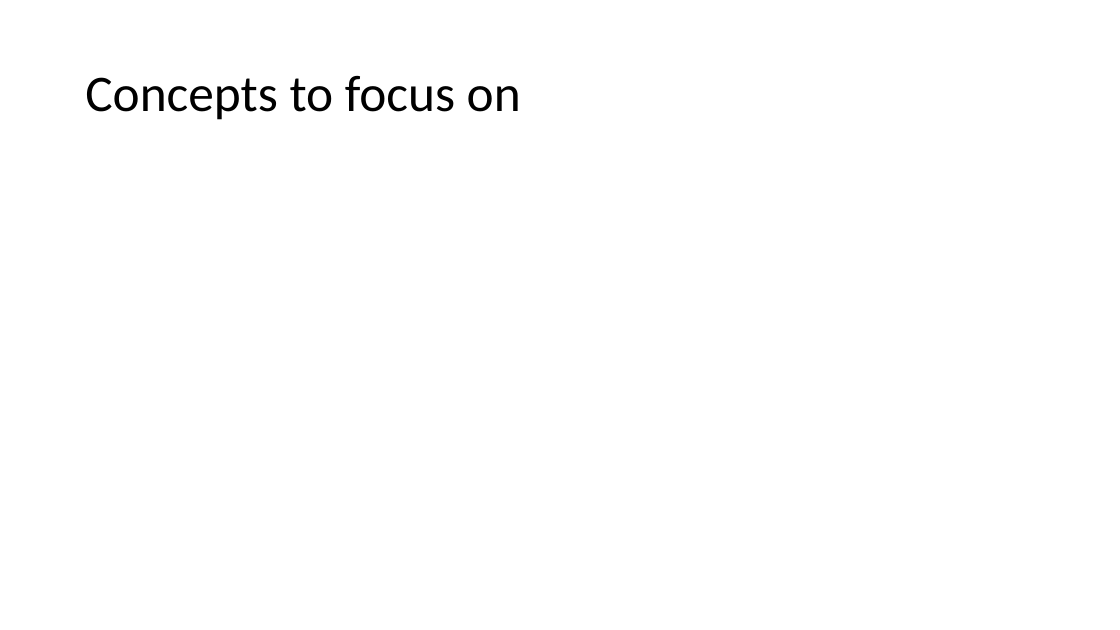
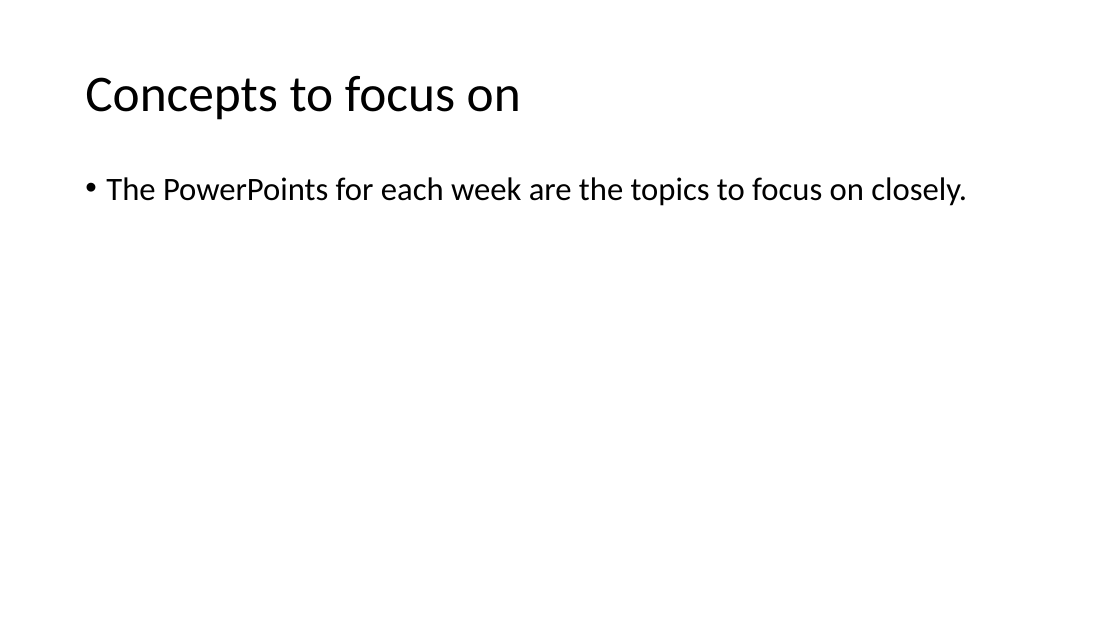
Before and after one commit to cmcntsh/statistics, a slide deck: slide 2 of materials/Week 1.pptx. Drawn at 1120x630 pixels with LibreOffice and Linux fonts; fonts in the diff are those of the drawing. Boxes give left, top, right and bottom in pixels: in the first picture for what was removed or moved away, otherwise in the second. Text is boxed around its words. In the diff, an @@ line names an element or a change of style, - is before the commit and + after.

Commit message:
updating week 3

```diff
--- a/materials/Week 1.pptx
+++ b/materials/Week 1.pptx
@@ text added at bbox=[106, 177, 967, 206], 28 pt, text #000000 @@
+• The PowerPoints for each week are the topics to focus on closely.
```
Also in this commit, not shown: 1 slide added, 7 other files.
